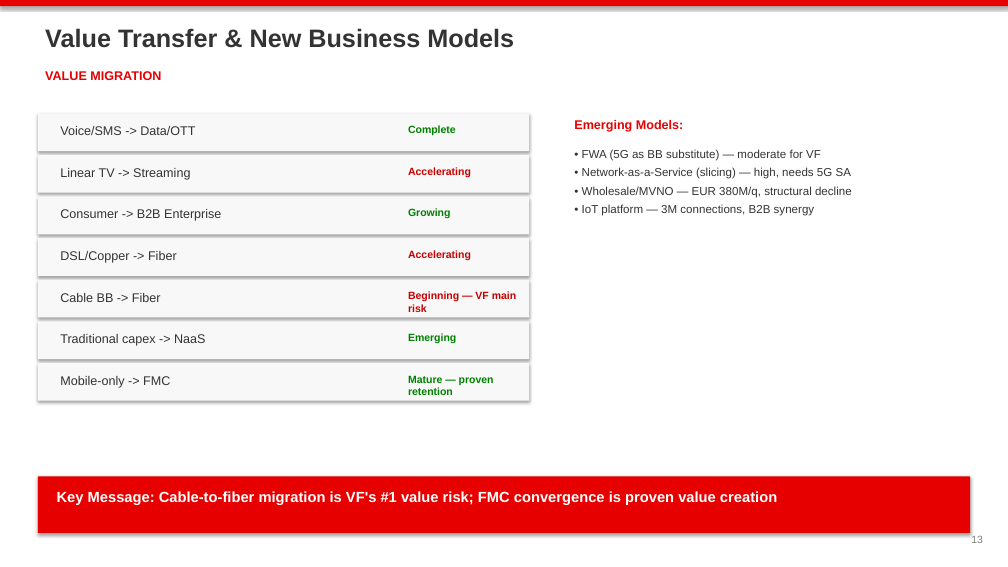
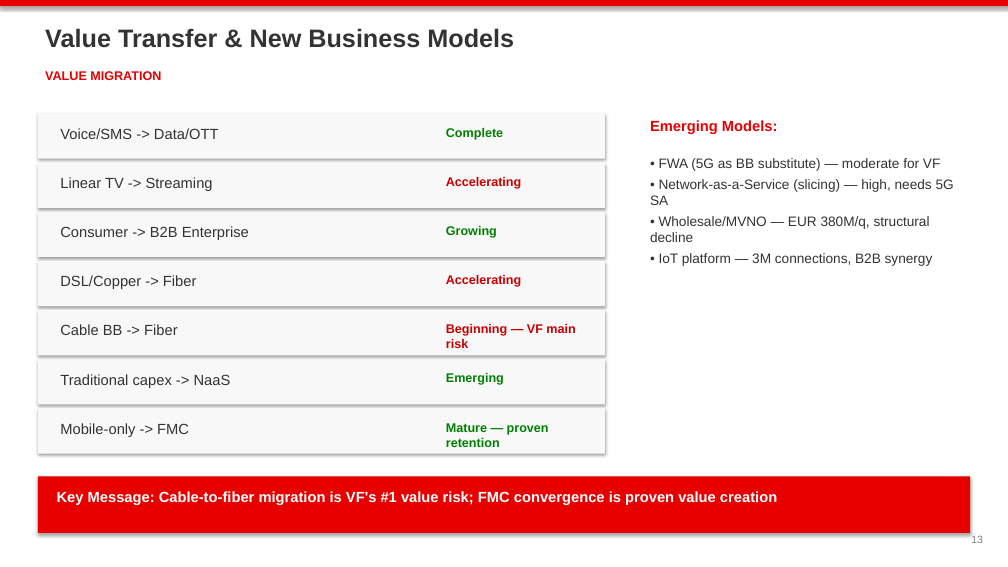
Before and after one commit to mypinseeker/BLM-Financial-Report-Analysis, a slide deck: slide 13 of data/output/blm_vodafone_germany_deep_analysis.pptx. Drawn at 1008x567 pixels with LibreOffice and Linux fonts; fonts in the diff are those of the drawing. Boxes give left, top, right and bottom in pixels: in the first picture for what was removed or moved away, otherwise in the second. Text is boxed around its words. In the diff, an @@ line names an element or a change of style, - is before the commit and + after.

```diff
--- a/data/output/blm_vodafone_germany_deep_analysis.pptx
+++ b/data/output/blm_vodafone_germany_deep_analysis.pptx
@@ rectangle: place and size @@
-rectangle at (38,113,529,151)
+rectangle at (38,113,605,159)
@@ text "Emerging Models:": place and size @@
-text "Emerging Models:" at (574,120,684,132)
+text "Emerging Models:" at (650,120,778,134)
@@ text "Complete": place and size @@
-text "Complete" at (408,125,456,135)
+text "Complete" at (446,128,503,140)
@@ rectangle: place and size @@
-rectangle at (38,155,529,193)
+rectangle at (38,163,605,208)
@@ text "Linear TV -> Streaming": place and size @@
-text "Linear TV -> Streaming" at (60,168,190,180)
+text "Linear TV -> Streaming" at (60,177,213,191)
@@ text "Accelerating": place and size @@
-text "Accelerating" at (408,167,471,177)
+text "Accelerating" at (446,177,521,189)
@@ text "• FWA (5G as BB ...": place and size @@
-text "• FWA (5G as BB ..." at (582,149,852,216)
+text "• FWA (5G as BB ..." at (650,158,954,266)
@@ text "• FWA (5G as BB ..." at (650,158,954,266): size 11 to 13 pt @@
@@ rectangle: place and size @@
-rectangle at (38,197,529,234)
+rectangle at (38,212,605,257)
@@ text "Consumer -> B2B Enterprise": place and size @@
-text "Consumer -> B2B Enterprise" at (60,209,221,221)
+text "Consumer -> B2B Enterprise" at (60,226,249,240)
@@ text "Growing": place and size @@
-text "Growing" at (408,208,450,218)
+text "Growing" at (446,226,497,238)
@@ rectangle: place and size @@
-rectangle at (38,238,529,276)
+rectangle at (38,261,605,306)
@@ text "DSL/Copper -> Fiber": place and size @@
-text "DSL/Copper -> Fiber" at (60,251,177,263)
+text "DSL/Copper -> Fiber" at (60,275,197,289)
@@ text "Accelerating": place and size @@
-text "Accelerating" at (408,250,471,260)
+text "Accelerating" at (446,275,521,287)
@@ rectangle: place and size @@
-rectangle at (38,280,529,318)
+rectangle at (38,310,605,355)
@@ text "Cable BB -> Fiber": place and size @@
-text "Cable BB -> Fiber" at (60,293,161,302)
+text "Cable BB -> Fiber" at (60,324,178,335)
@@ text "Beginning — VF main risk": place and size @@
-text "Beginning — VF main risk" at (408,291,516,312)
+text "Beginning — VF main risk" at (446,324,575,348)
@@ rectangle: place and size @@
-rectangle at (38,321,529,359)
+rectangle at (38,359,605,405)
@@ text "Traditional capex -> NaaS": place and size @@
-text "Traditional capex -> NaaS" at (60,334,205,346)
+text "Traditional capex -> NaaS" at (60,374,231,388)
@@ text "Emerging": place and size @@
-text "Emerging" at (408,333,456,343)
+text "Emerging" at (446,373,504,385)
@@ rectangle: place and size @@
-rectangle at (38,363,529,401)
+rectangle at (38,408,605,454)
@@ size 12 to 14 pt in 8 elements at (60,128,219,139), (60,177,213,191), (60,226,249,240), (60,275,197,289), (650,120,778,134), (60,324,178,335), (60,374,231,388), (60,423,189,437) @@
@@ text "Mobile-only -> FMC": place and size @@
-text "Mobile-only -> FMC" at (60,376,170,388)
+text "Mobile-only -> FMC" at (60,423,189,437)
@@ size 10 to 12 pt in 7 elements at (446,128,503,140), (446,177,521,189), (446,226,497,238), (446,275,521,287), (446,324,575,348), (446,373,504,385), (446,423,549,447) @@
@@ text "Mature — proven retention": place and size @@
-text "Mature — proven retention" at (408,375,494,395)
+text "Mature — proven retention" at (446,423,549,447)
```
Also in this commit, not shown: 5 other slides changed, 3 other files.
